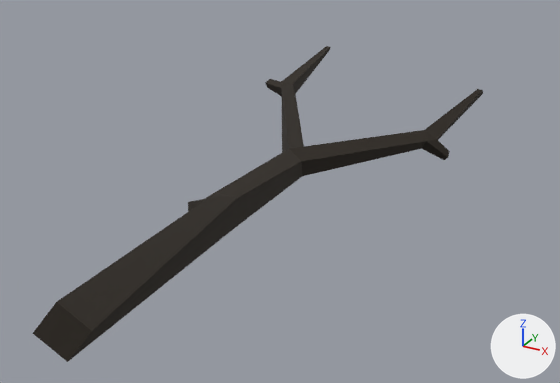
Before and after pictures for a commit that changed the glTF model assets/synty/synty-tree-twig-01.gltf.
Before and after are seen from a 50 mm camera at (0.42, -0.628, 0.334) aimed at (0.002, 0.132, -0.045). Arrows for +X, +Y and +Z are at lower right; the lights stay in place. The first picture is the older version. Vertices at exactly the same position are counted once.

Objects in the first picture: 'SM_Tree_Twig_01'.
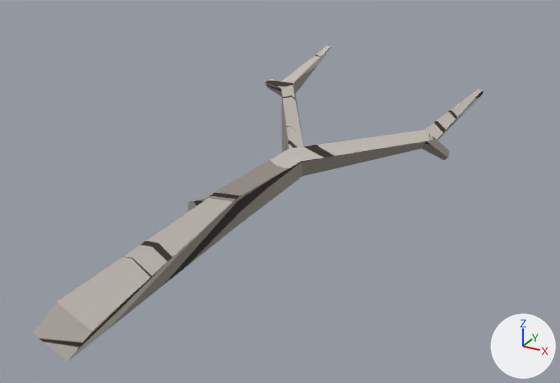
Boxes [x1, y1, x2, y2] around the edits, measured in the pictures (560 x 383 px):
'SM_Tree_Twig_01', recoloured, surface changed
    both: [33, 46, 483, 362]

Edits to the bpy script that builds the scene:
```text
Change mat_lambert2:
    remove # nodes: BsdfPrincipled, Mix, OutputMaterial, TexImage
    remove # colours: light grey #cccccc
    nodes: BsdfPrincipled, Math x2, OutputMaterial, TexImage
Change me_sm_tree_twig_01:
    where me_sm_tree_twig_01.from_pydata(...)  # 47 vertices, 90 faces; spans x -0.192..0.157, y -0.311..0.596, z -0.054..0.051
    used by ob_sm_tree_twig_01; location = (0.0, 0.0, 0.0)
    me_sm_tree_twig_01 part 1: texture (UV) coordinates of 90 of 90 faces, centred in x -0.189..0.154, y -0.306..0.594, z -0.048..0.03, changed; they spanned u 0.69..0.69, v 0.36..0.36 and now span u -0.83..0.43, v 0.57..1.83
```
